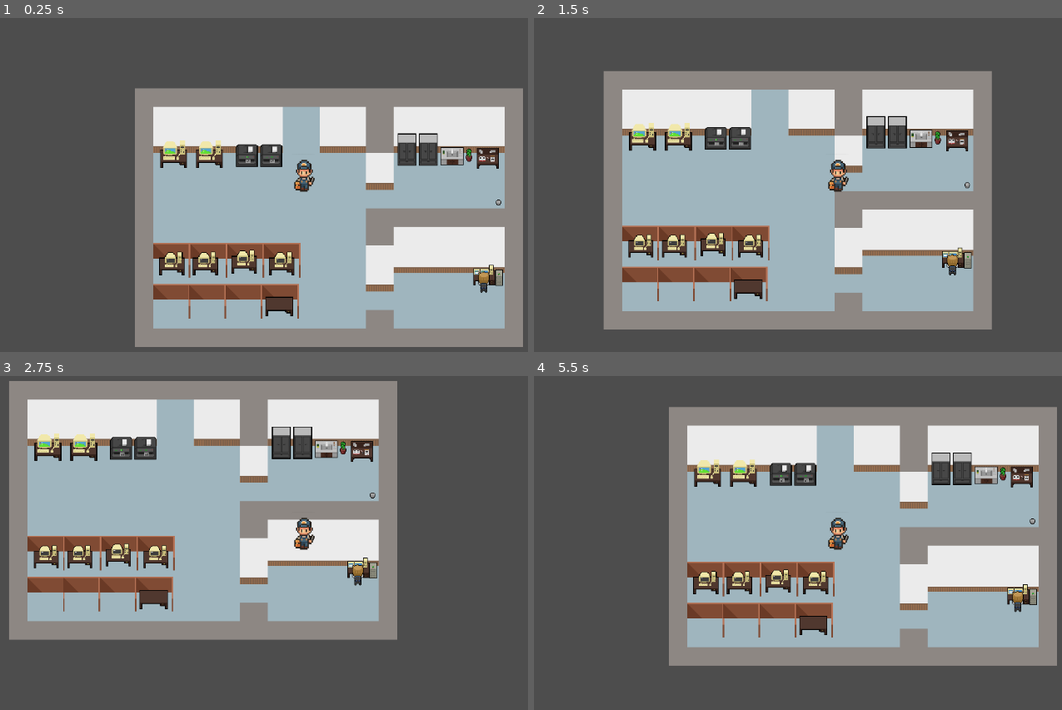
Above: before the commit, frames 1-4 (two rows, left to right).
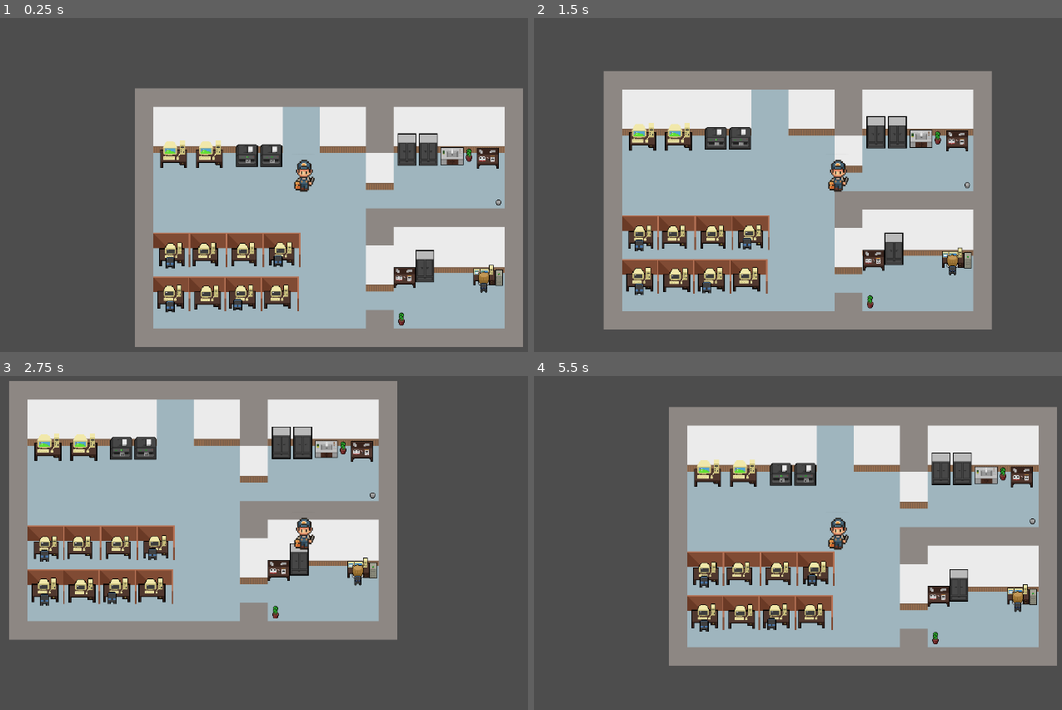
Above: after the commit, the same moments.

Repository: Lenni707/gamejam
Game: Godot game, scene res://Scenes/game.tscn
The game is run twice, just before and just after one commit, with the same random seed, the same clock (stepped at 60 frames per second) and the same inputs.
Inputs:
- Up to frame 1 (0.25 s): no input
- Up to frame 2 (1.5 s): tap Enter at 0.5 s; hold D (right) 0.53-1.28 s; hold S (down) from 1.28 s (still down)
- Up to frame 3 (2.75 s): release S (down) at 2.03 s; hold D (right) from 2.03 s (still down)
- Up to frame 4 (5.5 s): release D (right) at 2.78 s; hold W (up) 2.78-3.53 s; hold A (left) 3.53-5.03 s; hold S (down) from 5.03 s (still down)

The runs differ from the first frame. In frame 1, 5.5% of the frame differs, in the area x 29-83%, y 64-93%; in frame 2, 5.5%; in frame 3, 5.4%; in frame 4, 5.6%, in the area x 29-83%, y 52-81%.

Commit message:
aussehen main scnene geändert

Diff:
--- a/Scenes/game.tscn
+++ b/Scenes/game.tscn
@@ -12,7 +12,8 @@
 [ext_resource type="Texture2D" uid="uid://c0hmfm5ec8ip" path="res://Assets/free-office-pixel-art/desk-with-pc.png" id="10_ewbju"]
 [ext_resource type="Texture2D" uid="uid://jw66bw85dyvw" path="res://Assets/free-office-pixel-art/sink.png" id="11_85qyi"]
 [ext_resource type="Texture2D" uid="uid://3fmkwba7dw5t" path="res://Assets/free-office-pixel-art/office-partitions-1.png" id="12_iivbl"]
-[ext_resource type="PackedScene" uid="uid://dugx7ujiqokry" path="res://Scenes/player.tscn" id="13_rfjv2"]
+[ext_resource type="PackedScene" path="res://Scenes/player.tscn" id="13_rfjv2"]
+[ext_resource type="Texture2D" uid="uid://cx2ddmusmeskd" path="res://Assets/free-office-pixel-art/Chair.png" id="14_1phco"]
 
 [sub_resource type="TileSetAtlasSource" id="TileSetAtlasSource_qxrlw"]
 texture = ExtResource("1_ebmjs")
@@ -4144,6 +4145,10 @@
 position = Vector2(323, -118)
 texture = ExtResource("5_rku1e")
 
+[node name="Writing-table2" type="Sprite2D" parent="Items"]
+position = Vector2(179, 89)
+texture = ExtResource("5_rku1e")
+
 [node name="Cabinet" type="Sprite2D" parent="."]
 position = Vector2(185, -128)
 scale = Vector2(1.29688, 1.29688)
@@ -4154,10 +4159,19 @@
 scale = Vector2(1.29688, 1.29688)
 texture = ExtResource("6_rfjv2")
 
+[node name="Cabinet3" type="Sprite2D" parent="."]
+position = Vector2(216, 74)
+scale = Vector2(1.29688, 1.29688)
+texture = ExtResource("6_rfjv2")
+
 [node name="Plant" type="Sprite2D" parent="."]
 position = Vector2(292, -129)
 texture = ExtResource("7_1phco")
 
+[node name="Plant2" type="Sprite2D" parent="."]
+position = Vector2(175, 155)
+texture = ExtResource("7_1phco")
+
 [node name="Trash" type="Sprite2D" parent="."]
 position = Vector2(342, -42)
 texture = ExtResource("8_nb51f")
@@ -4167,7 +4181,7 @@
 texture = ExtResource("9_nnt18")
 
 [node name="Pc1" type="Sprite2D" parent="."]
-position = Vector2(-38, 128)
+position = Vector2(-38, 115)
 texture = ExtResource("4_i6g32")
 
 [node name="Sink" type="Sprite2D" parent="."]
@@ -4178,63 +4192,58 @@
 [node name="office_trenner" type="Node" parent="."]
 
 [node name="Office-partitions-1" type="Sprite2D" parent="office_trenner"]
-position = Vector2(-224, 56)
+position = Vector2(-224, 38)
 texture = ExtResource("12_iivbl")
 
 [node name="Office-partitions-5" type="Sprite2D" parent="office_trenner"]
-position = Vector2(-224, 127)
+position = Vector2(-224, 114)
 texture = ExtResource("12_iivbl")
 
 [node name="Office-partitions-6" type="Sprite2D" parent="office_trenner"]
-position = Vector2(-162, 127)
+position = Vector2(-162, 114)
 texture = ExtResource("12_iivbl")
 
 [node name="Office-partitions-7" type="Sprite2D" parent="office_trenner"]
-position = Vector2(-99, 127)
+position = Vector2(-99, 114)
 texture = ExtResource("12_iivbl")
 
 [node name="Office-partitions-8" type="Sprite2D" parent="office_trenner"]
-position = Vector2(-36, 127)
+position = Vector2(-36, 114)
 texture = ExtResource("12_iivbl")
 
 [node name="Office-partitions-2" type="Sprite2D" parent="office_trenner"]
-position = Vector2(-160, 56)
+position = Vector2(-160, 38)
 texture = ExtResource("12_iivbl")
 
 [node name="Office-partitions-3" type="Sprite2D" parent="office_trenner"]
-position = Vector2(-96, 56)
+position = Vector2(-96, 38)
 texture = ExtResource("12_iivbl")
 
 [node name="Office-partitions-4" type="Sprite2D" parent="office_trenner"]
-position = Vector2(-33, 56)
+position = Vector2(-33, 38)
 texture = ExtResource("12_iivbl")
 
 [node name="desks" type="Node" parent="."]
 
 [node name="Desk-with-pc" type="Sprite2D" parent="desks"]
-position = Vector2(-224, 65)
+position = Vector2(-224, 49)
 scale = Vector2(1.15625, 1.15625)
 texture = ExtResource("10_ewbju")
 
 [node name="Desk-with-pc2" type="Sprite2D" parent="desks"]
-position = Vector2(-34, 65)
+position = Vector2(-34, 48)
 scale = Vector2(1.15625, 1.15625)
 texture = ExtResource("10_ewbju")
 
 [node name="Desk-with-pc3" type="Sprite2D" parent="desks"]
-position = Vector2(-99, 62)
+position = Vector2(-99, 49)
 scale = Vector2(1.15625, 1.15625)
 texture = ExtResource("10_ewbju")
 
 [node name="Desk-with-pc4" type="Sprite2D" parent="desks"]
-position = Vector2(-166, 65)
+position = Vector2(-166, 49)
 scale = Vector2(1.15625, 1.15625)
 texture = ExtResource("10_ewbju")
-
-[node name="Desk" type="Sprite2D" parent="desks"]
-position = Vector2(-38, 138)
-scale = Vector2(1.28125, 1.28125)
-texture = ExtResource("3_wowpa")
 
 [node name="player2" parent="desks" instance=ExtResource("13_rfjv2")]
 position = Vector2(4, -61)
@@ -4243,3 +4252,53 @@
 [node name="Camera2D" type="Camera2D" parent="desks/player2"]
 rotation = -0.0234571
 scale = Vector2(-0.338931, 1.29611)
+
+[node name="Desk-with-pc5" type="Sprite2D" parent="desks"]
+z_index = 1
+position = Vector2(-102, 123)
+scale = Vector2(1.215, 1.215)
+texture = ExtResource("10_ewbju")
+
+[node name="Desk-with-pc6" type="Sprite2D" parent="desks"]
+z_index = 1
+position = Vector2(-41, 123)
+scale = Vector2(1.215, 1.215)
+texture = ExtResource("10_ewbju")
+
+[node name="Desk-with-pc7" type="Sprite2D" parent="desks"]
+z_index = 1
+position = Vector2(-226, 123)
+scale = Vector2(1.215, 1.215)
+texture = ExtResource("10_ewbju")
+
+[node name="Desk-with-pc8" type="Sprite2D" parent="desks"]
+z_index = 1
+position = Vector2(-162, 124)
+scale = Vector2(1.215, 1.215)
+texture = ExtResource("10_ewbju")
+
+[node name="Chairs" type="Node" parent="."]
+
+[node name="Chair" type="Sprite2D" parent="Chairs"]
+z_index = 2
+position = Vector2(-227, 62)
+scale = Vector2(1.26, 1.26)
+texture = ExtResource("14_1phco")
+
+[node name="Chair4" type="Sprite2D" parent="Chairs"]
+z_index = 2
+position = Vector2(-227, 138)
+scale = Vector2(1.26, 1.26)
+texture = ExtResource("14_1phco")
+
+[node name="Chair2" type="Sprite2D" parent="Chairs"]
+z_index = 2
+position = Vector2(-40, 59)
+scale = Vector2(1.26, 1.26)
+texture = ExtResource("14_1phco")
+
+[node name="Chair3" type="Sprite2D" parent="Chairs"]
+z_index = 2
+position = Vector2(-110, 135)
+scale = Vector2(1.26, 1.26)
+texture = ExtResource("14_1phco")
Not shown: 1 places in Scenes/game.tscn that only renumber resources
